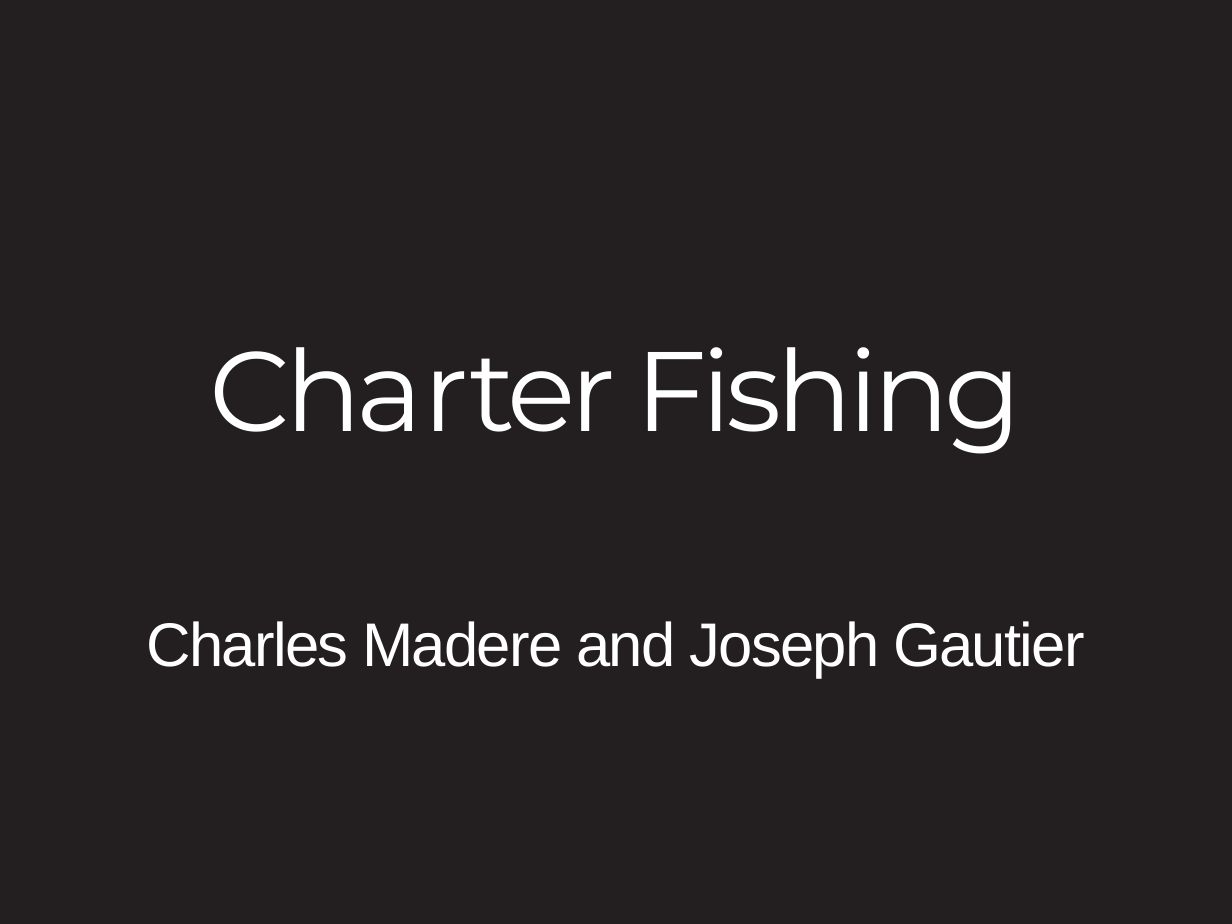
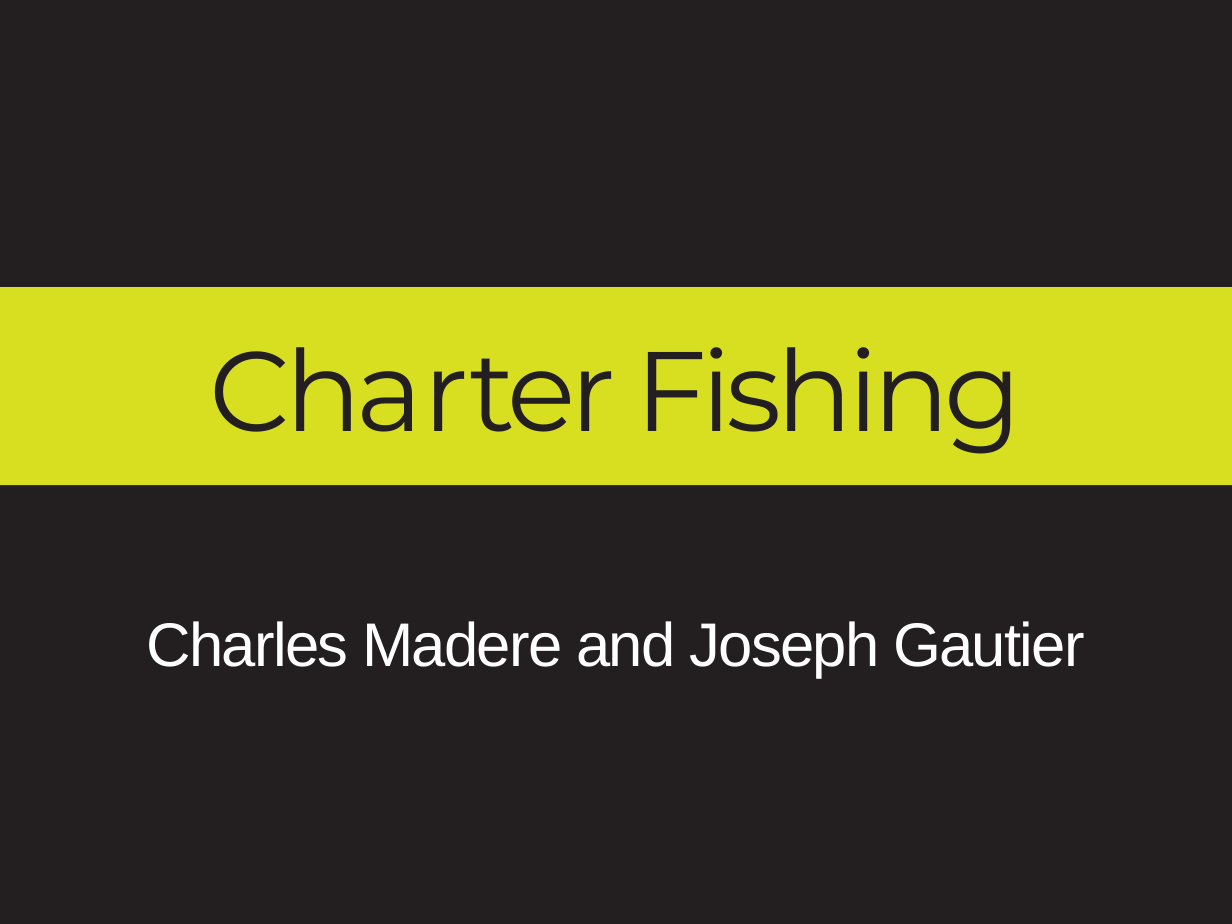
Before and after one commit to charlesmadere/FishnStore, a slide deck: slide 1 of documents/Presentation.pptx. Drawn at 1232x924 pixels with LibreOffice and Linux fonts; fonts in the diff are those of the drawing. Boxes give left, top, right and bottom in pixels: in the first picture for what was removed or moved away, otherwise in the second. Text is boxed around its words. In the diff, an @@ line names an element or a change of style, - is before the commit and + after.

```diff
--- a/documents/Presentation.pptx
+++ b/documents/Presentation.pptx
@@ title "Charter Fishing": place and size @@
-title "Charter Fishing" at (210,347,1022,454)
+title "Charter Fishing" at (0,287,1232,485)
@@ title "Charter Fishing" at (0,287,1232,485): text colour #FFFFFF to #231F20; fill none to #D8DF20 @@
```
Also in this commit, not shown: 1 other slide changed, 5 slides added, 1 slide removed, 4 other files.
